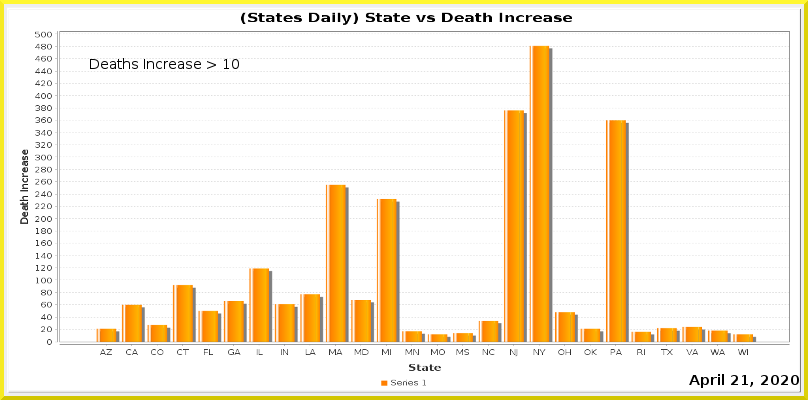
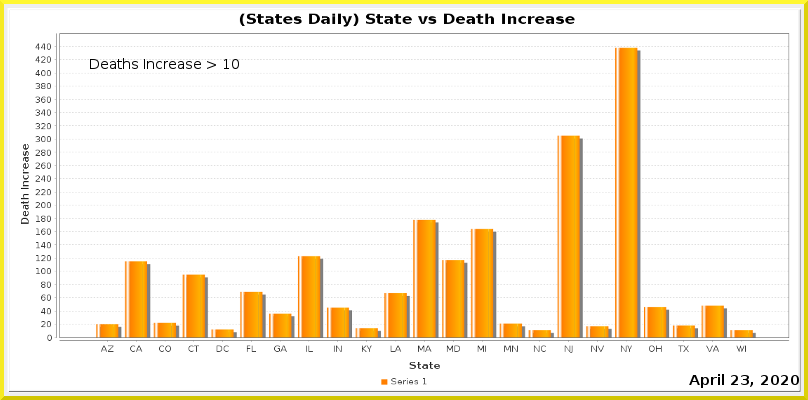
Two versions of the same layered image (808px x 400px). Layer-by-layer changes:
painted on "Current Date" over [741,375,749,385]
painted on "Date_vs_TestIncrease.png" over [7,7,802,393]
